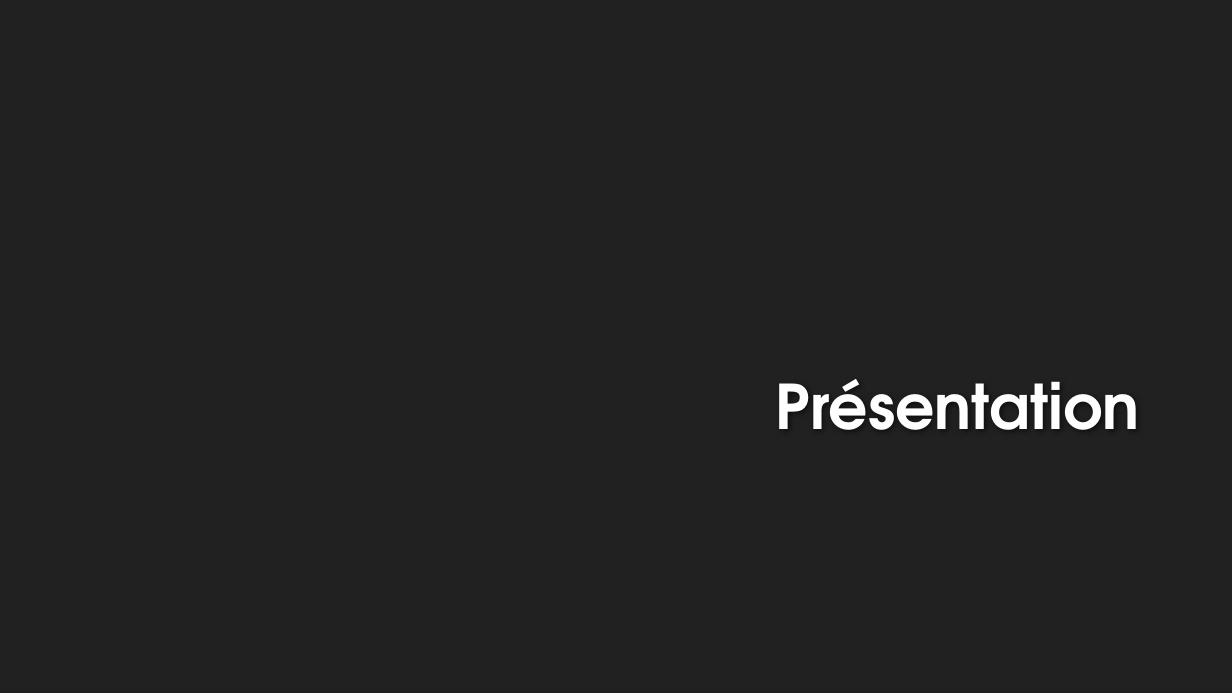
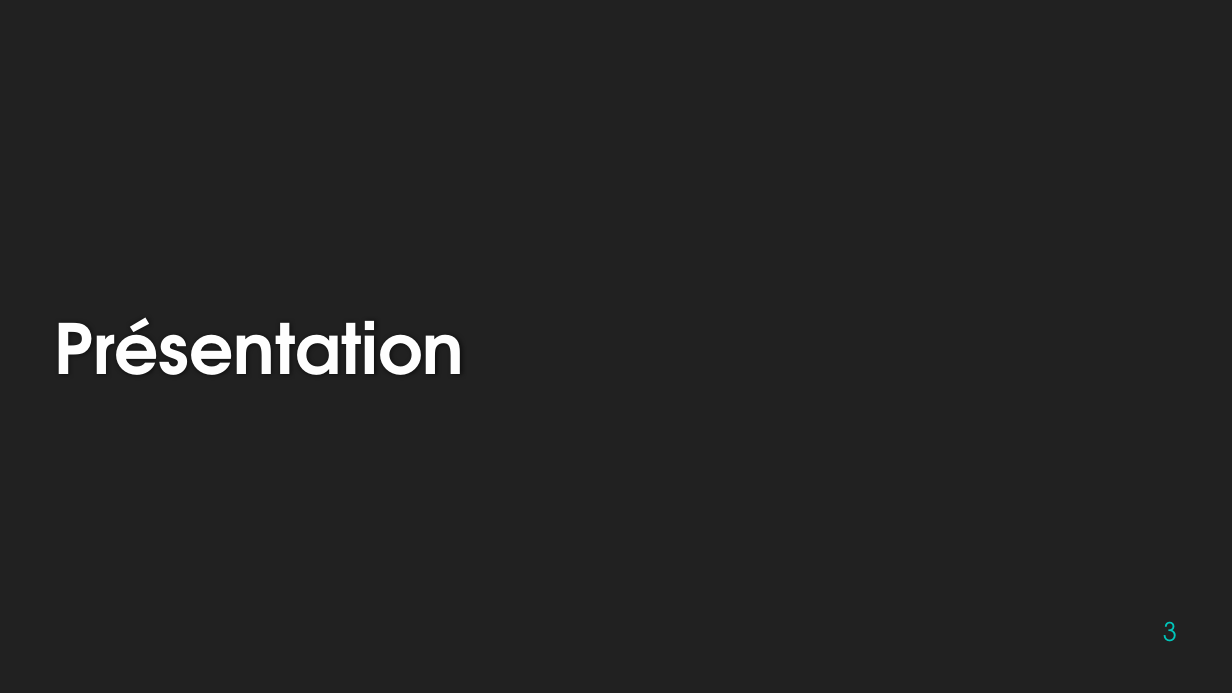
Before and after one commit to blipn/nodejs-websocket-example, a slide deck: slide 3 of PWA-COM_v1.1.pptx. Drawn at 1232x693 pixels with LibreOffice and Linux fonts; fonts in the diff are those of the drawing; background and template pictures are left out. Boxes give left, top, right and bottom in pixels: in the first picture for what was removed or moved away, otherwise in the second. Text is boxed around its words. In the diff, an @@ line names an element or a change of style, - is before the commit and + after.

Commit message:
[UPDATE] PPT (layout)

```diff
--- a/PWA-COM_v1.1.pptx
+++ b/PWA-COM_v1.1.pptx
@@ title "Présentation": place and size @@
-title "Présentation" at box(776, 379, 1140, 430)
+title "Présentation" at box(55, 317, 465, 375)
@@ title "Présentation" at box(55, 317, 465, 375): size 48 to 54 pt; alignment right to left; vertical alignment bottom to middle @@
@@ page number added at box(1163, 621, 1177, 642), 20 pt, text #00C6BB @@
+3
```
Also in this commit, not shown: 13 other slides changed, 1 slide added, 1 slide removed.
